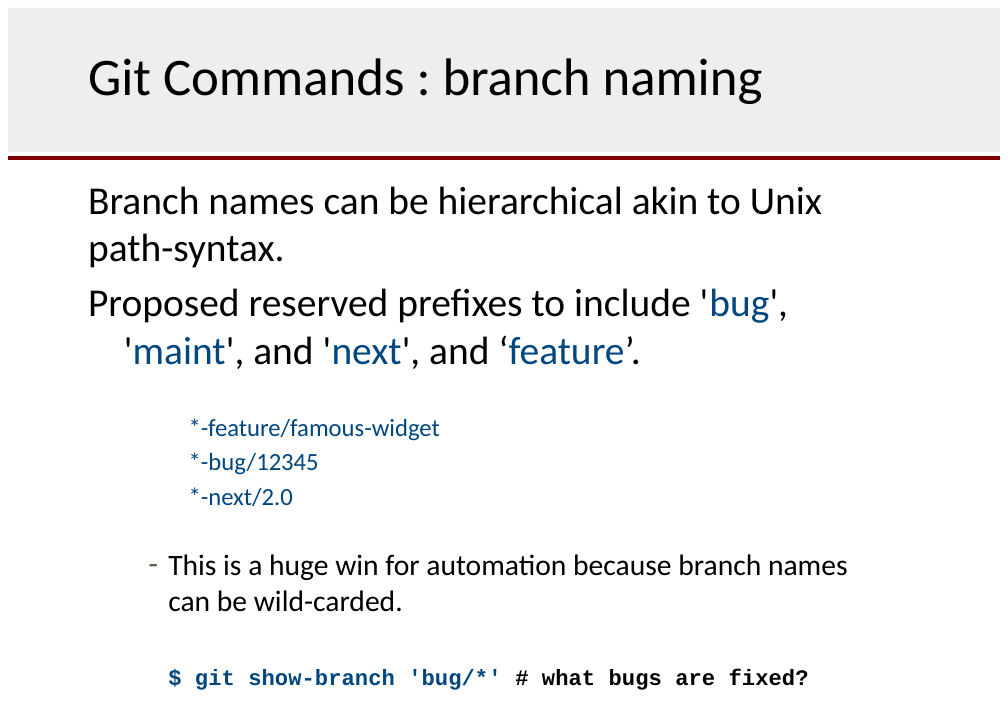
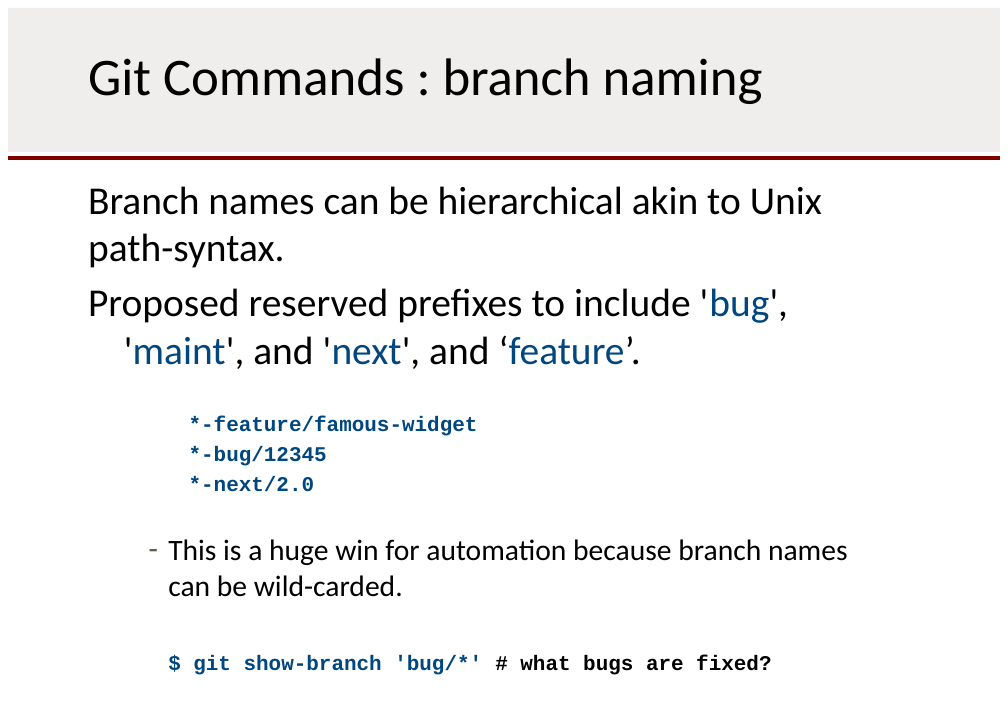
Before and after one commit to rbuck/git-started, a slide deck: slide 53 of docs/training/presentation/gitintro.pptx. Drawn at 1008x720 pixels with LibreOffice and Linux fonts; fonts in the diff are those of the drawing. Boxes give left, top, right and bottom in pixels: in the first picture for what was removed or moved away, otherwise in the second. Text is boxed around its words. In the diff, an @@ line names an element or a change of style, - is before the commit and + after.

Commit message:
Restructure presentation and format example commands.

```diff
--- a/docs/training/presentation/gitintro.pptx
+++ b/docs/training/presentation/gitintro.pptx
@@ text at (x1=189, y1=416, x2=771, y2=675): size 18.5 to 15.7 pt, font Calibri to Courier New, bold on in "*-feature/famous-widget", "*-bug/12345", "*-next/2.0"; size 16.6 to 15.7 pt in "$ git show-branch 'bug/*' # what bugs ..." @@
```
Also in this commit, not shown: 27 other slides changed, 1 slide added, 1 slide removed.
